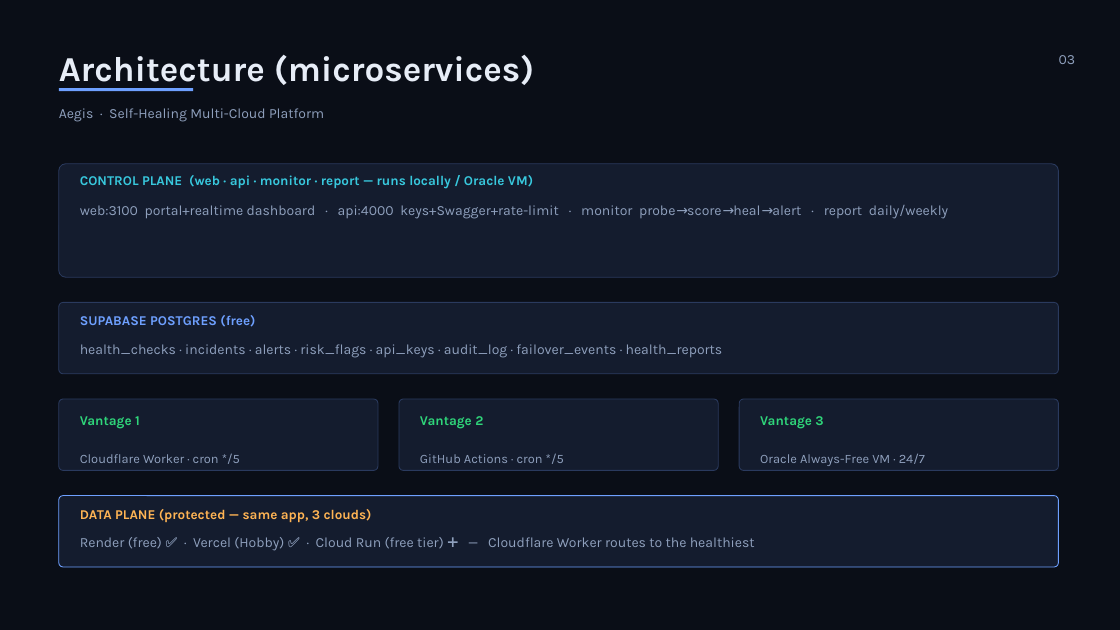
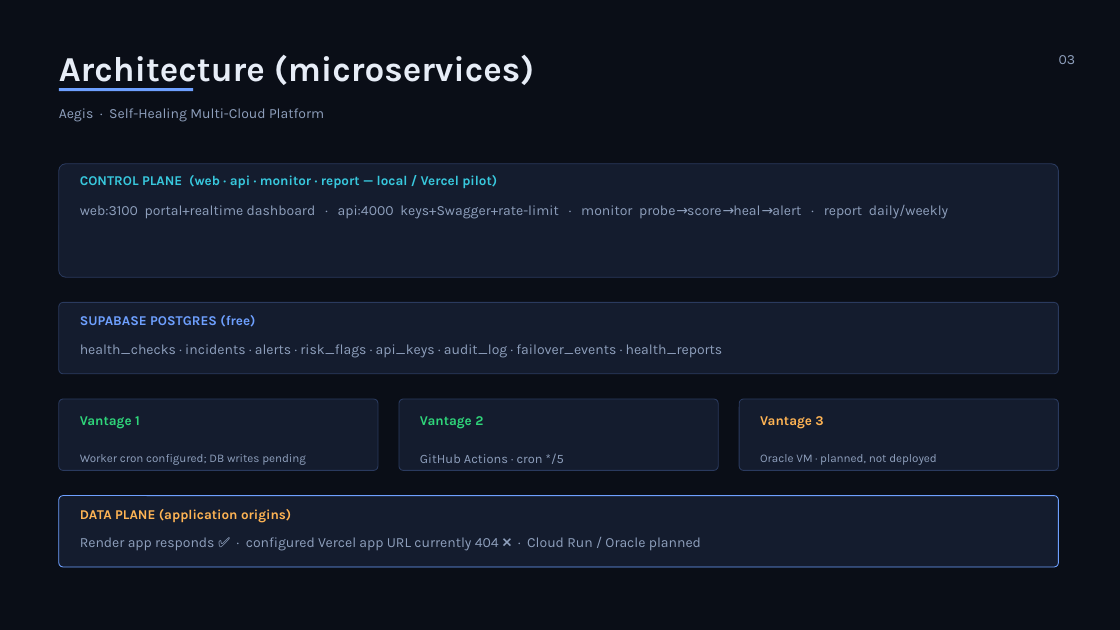
Before and after one commit to Manav32478/aegis-platform-, a slide deck: slide 3 of docs/EVAL2_PRESENTATION.pptx. Drawn at 1120x630 pixels with LibreOffice and Linux fonts; fonts in the diff are those of the drawing. Boxes give left, top, right and bottom in pixels: in the first picture for what was removed or moved away, otherwise in the second. Text is boxed around its words. In the diff, an @@ line names an element or a change of style, - is before the commit and + after.

Commit message:
Update Aegis Vercel diagnostics and app origin

```diff
--- a/docs/EVAL2_PRESENTATION.pptx
+++ b/docs/EVAL2_PRESENTATION.pptx
@@ text at (80,175,497,188): text changed @@
-CONTROL PLANE (web · api · monitor · report — runs locally / Oracle VM)
+CONTROL PLANE (web · api · monitor · report — local / Vercel pilot)
@@ text at (760,416,823,428): text colour #2FD57A to #FFB454 in "Vantage 3" @@
@@ text at (80,454,306,465): text changed; size 11 to 10 pt @@
-Cloudflare Worker · cron */5
+Worker cron configured; DB writes pending
@@ text at (760,454,937,465): text changed; size 11 to 10 pt @@
-Oracle Always-Free VM · 24/7
+Oracle VM · planned, not deployed
@@ text at (80,509,291,522): text changed @@
-DATA PLANE (protected — same app, 3 clouds)
+DATA PLANE (application origins)
@@ text at (80,537,701,551): text changed @@
-Render (free) ✅ · Vercel (Hobby) ✅ · Cloud Run (free tier) ➕ — Cloudflare Worker routes to the healthiest
+Render app responds ✅ · configured Vercel app URL currently 404 ❌ · Cloud Run / Oracle planned
```
Also in this commit, not shown: 9 other slides changed, 30 other files.
